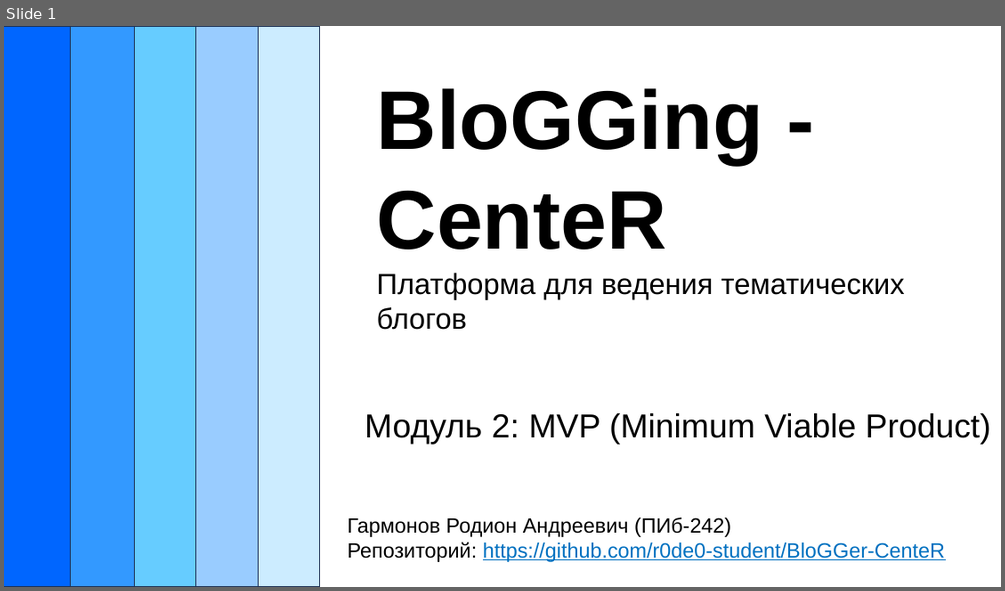
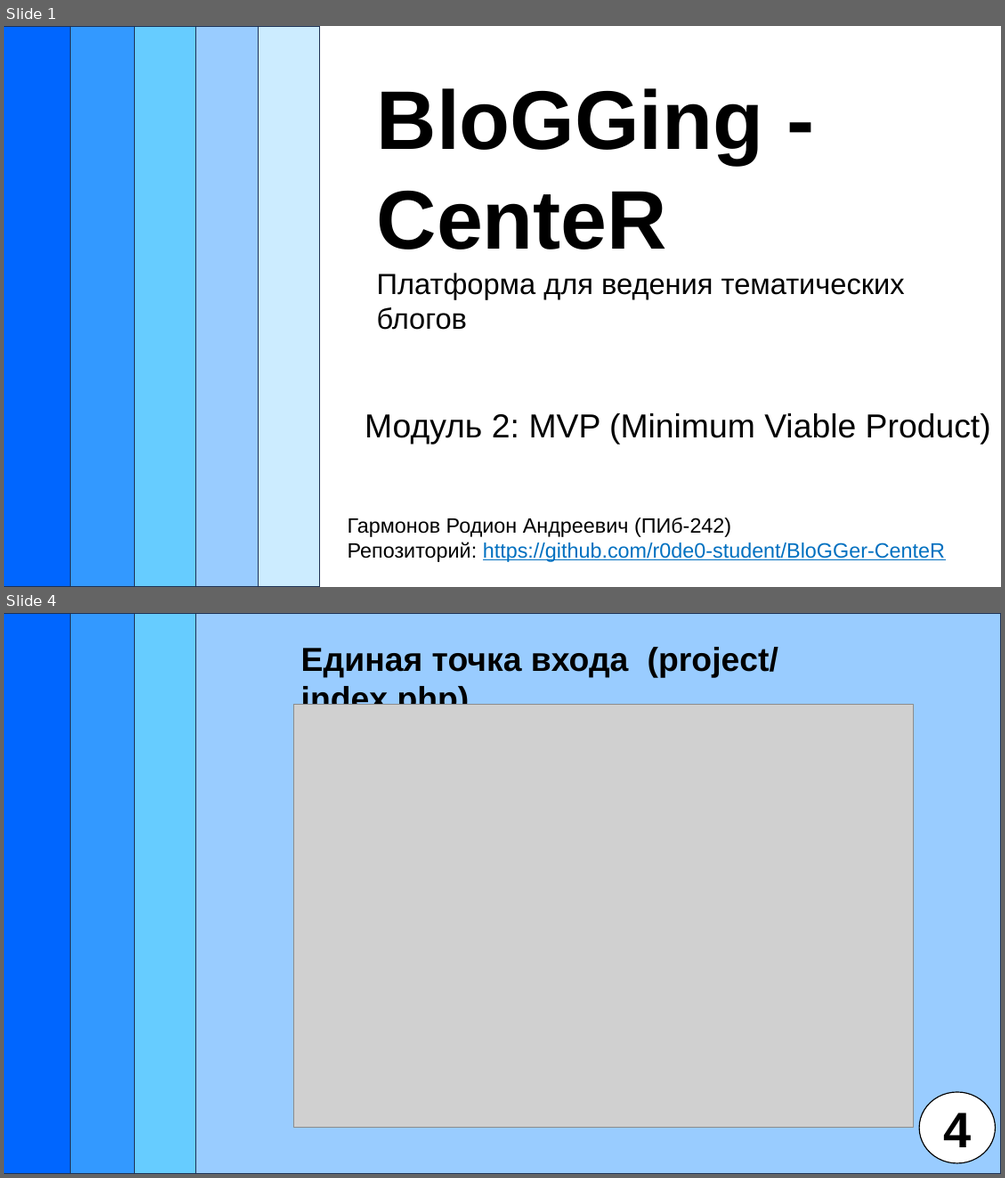
Before and after one commit to r0de0-student/BloGGer-CenteR, a slide deck: Model2/MVP.pptx. Shown one above the other, each under a label of ours: slide 1 before the commit, slides 1 and 4 after it; the slides between them are not shown. The pictures are 1005x591 and 1005x1178 pixels, drawn with LibreOffice and Linux fonts; fonts in the diff are those of the drawing; grey boxes stand for pictures; background and template pictures are left out. Boxes give left, top, right and bottom in pixels: in the first picture for what was removed or moved away, otherwise in the second. Text is boxed around its words. In the diff, an @@ line names an element or a change of style, - is before the commit and + after.

```diff
--- a/Model2/MVP.pptx
+++ b/Model2/MVP.pptx
@@ slide 4 added at (x1=4, y1=613, x2=1001, y2=1174), background #FFFFFF @@
@@ rectangle added at (x1=4, y1=613, x2=1001, y2=1174), fill #CCECFF, outline #1E3256 1 pt @@
@@ rectangle added at (x1=4, y1=613, x2=1001, y2=1174), fill #99CCFF, outline #1E3256 1 pt @@
@@ rectangle added at (x1=4, y1=613, x2=196, y2=1174), fill #66CCFF, outline #1E3256 1 pt @@
@@ rectangle added at (x1=4, y1=613, x2=134, y2=1174), fill #3399FF, outline #1E3256 1 pt @@
@@ rectangle added at (x1=4, y1=613, x2=71, y2=1174), fill #0066FF, outline #1E3256 1 pt @@
@@ text added at (x1=301, y1=647, x2=778, y2=717), 32 pt, text #000000, bold @@
+Единая точка входа (project/index.php)
@@ picture added at (x1=293, y1=705, x2=914, y2=1127) @@
@@ ellipse added at (x1=919, y1=1092, x2=995, y2=1163), fill #FFFFFF, outline #000000 1 pt, 48 pt, text #000000, bold @@
+4
```
Also in this commit, not shown: 8 slides changed, 2 other slides added.
